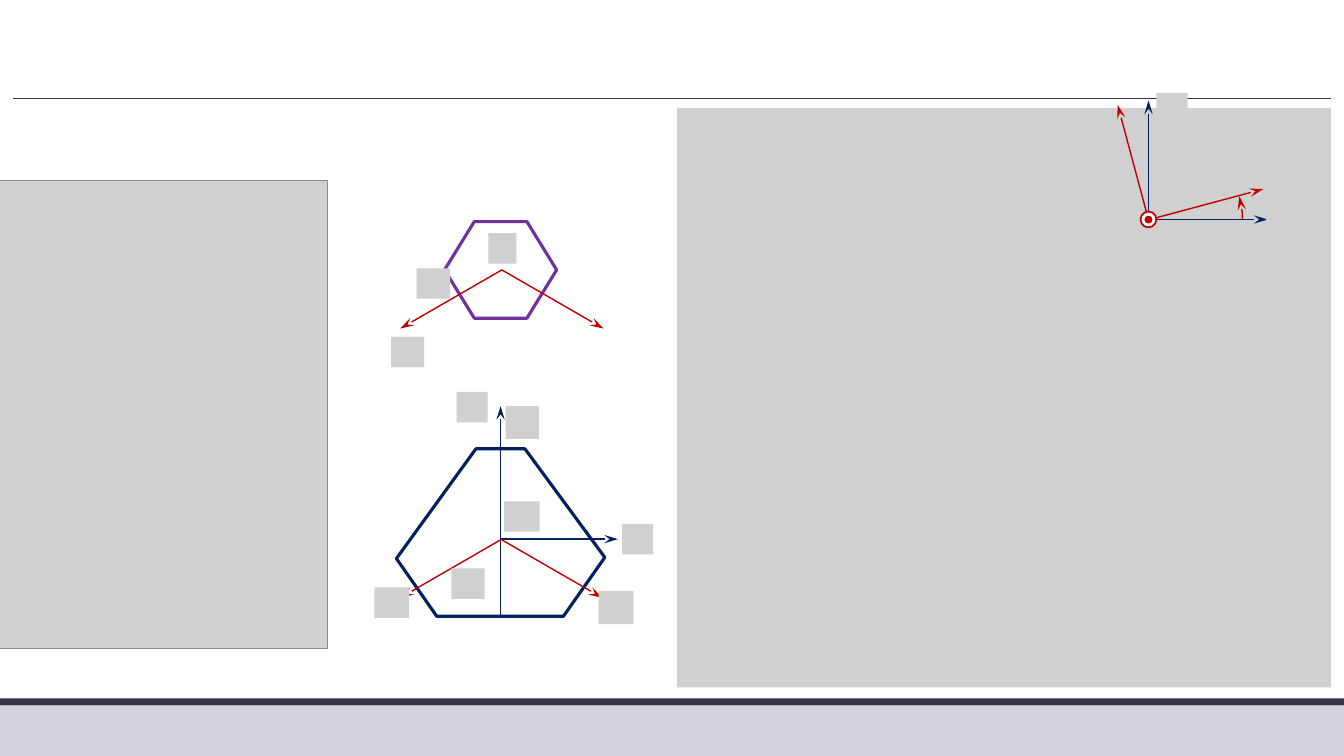
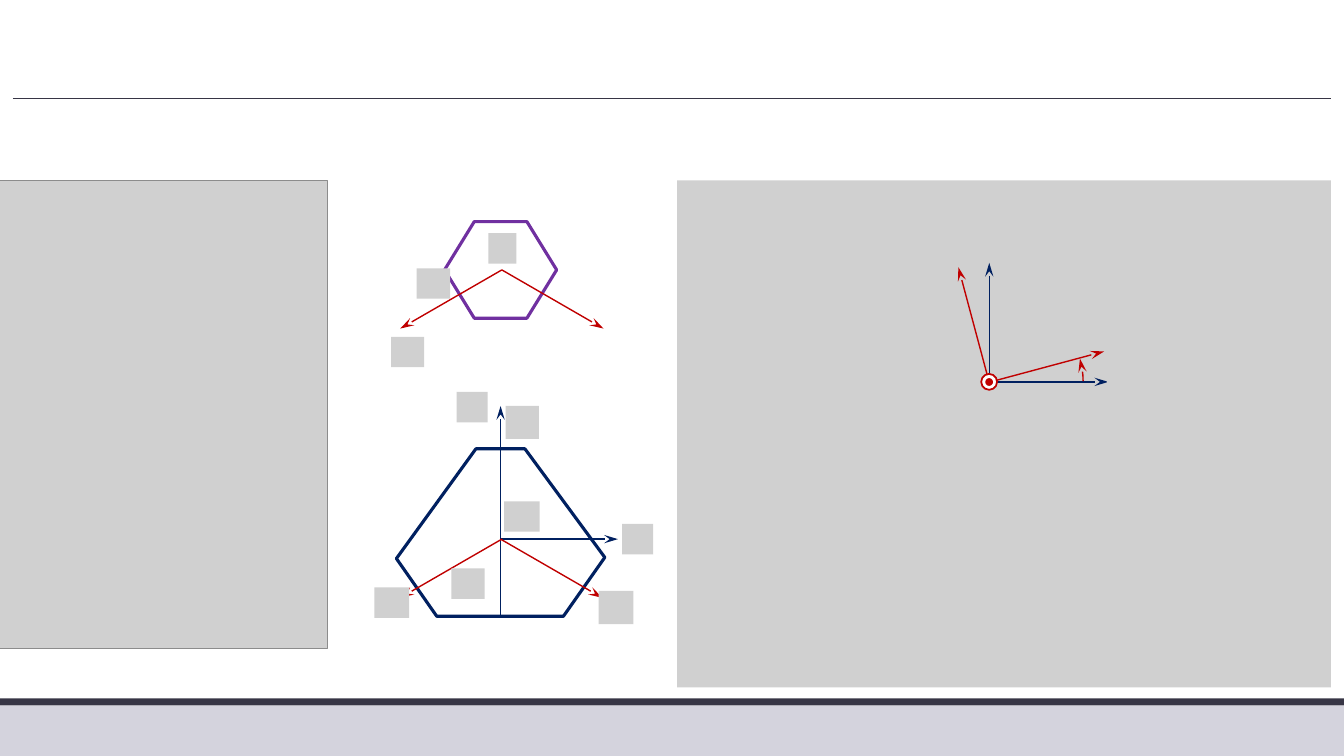
Before and after one commit to xpessoles/TP_Corriges, a slide deck: slide 7 of 22_I3D/22_I3D_Corrige.pptx. Drawn at 1344x756 pixels with LibreOffice and Linux fonts; fonts in the diff are those of the drawing; grey boxes stand for pictures; background and template pictures are left out. Boxes give left, top, right and bottom in pixels: in the first picture for what was removed or moved away, otherwise in the second. Text is boxed around its words. In the diff, an @@ line names an element or a change of style, - is before the commit and + after.

```diff
--- a/22_I3D/22_I3D_Corrige.pptx
+++ b/22_I3D/22_I3D_Corrige.pptx
@@ picture removed at [1156,93,1188,123] @@
@@ picture removed at [1264,165,1298,196] @@
@@ picture: place and size @@
-picture at [678,108,1332,688]
+picture at [678,180,1332,688]
@@ picture removed at [1266,203,1298,233] @@
@@ 4 arrows, 2 ellipses, 1 arc (boxed as its full ellipse): place and size @@
-4 arrows, 2 ellipses, 1 arc (boxed as its full ellipse) at [1054,101,1268,315]
+4 arrows, 2 ellipses, 1 arc (boxed as its full ellipse) at [894,263,1109,477]
@@ picture added at [1107,365,1138,395] @@
```
